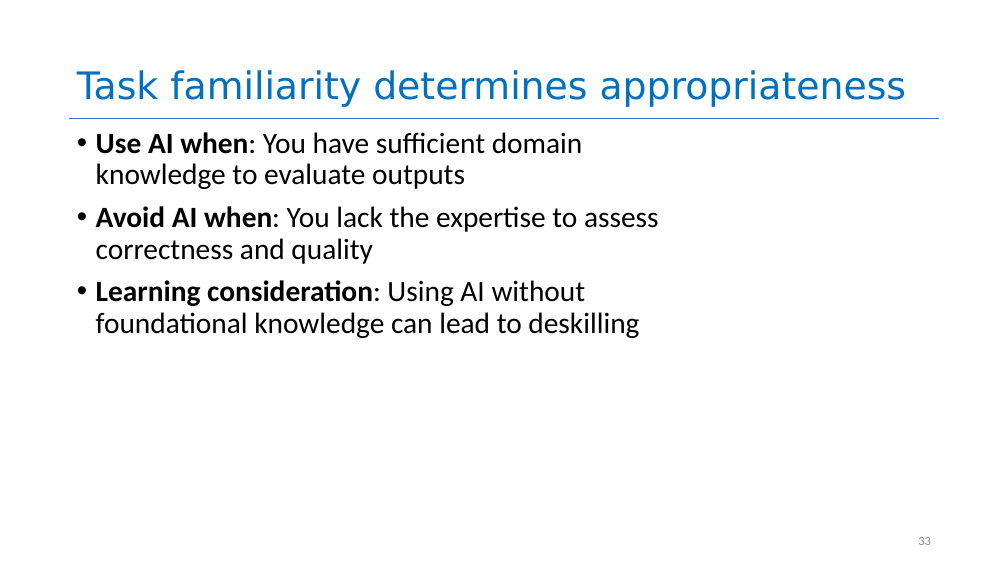
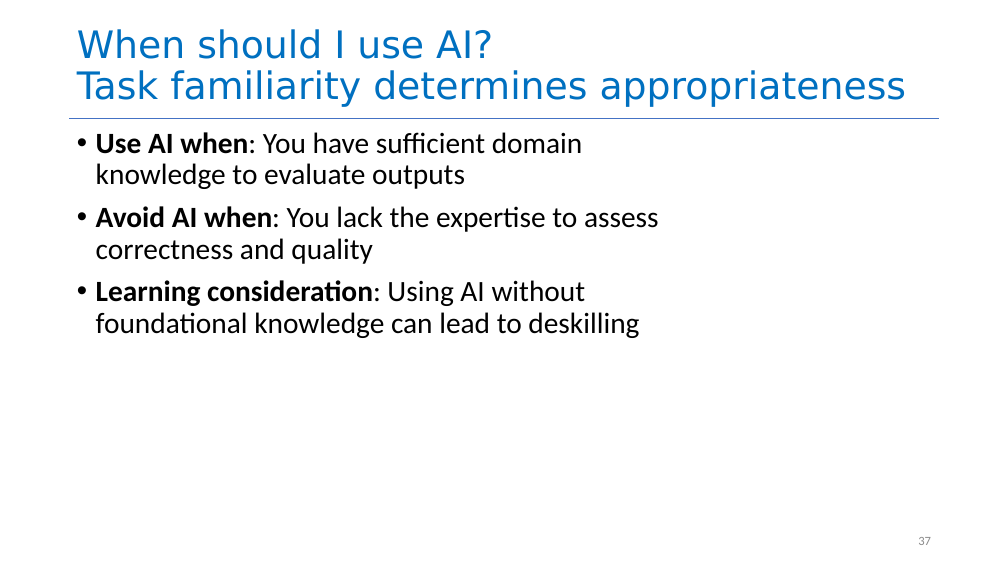
Before and after one commit to neu-se/CS4530-Spring-2026, a slide deck: slide 37 of Slides/Module 16 Using AI Agents.pptx (slide 33 before the commit). Drawn at 1008x567 pixels with LibreOffice and Linux fonts; fonts in the diff are those of the drawing. Boxes give left, top, right and bottom in pixels: in the first picture for what was removed or moved away, otherwise in the second. Text is boxed around its words. In the diff, an @@ line names an element or a change of style, - is before the commit and + after.

```diff
--- a/Slides/Module 16 Using AI Agents.pptx
+++ b/Slides/Module 16 Using AI Agents.pptx
@@ title at bbox=[77, 29, 907, 107]: text changed @@
-Task familiarity determines appropriateness
+When should I use AI?
+Task familiarity determines appropriateness
@@ page number at bbox=[918, 537, 931, 545]: text changed @@
-33
+37
```
Also in this commit, not shown: 18 other slides changed, 21 slides added, 18 slides removed, 2 other files.
